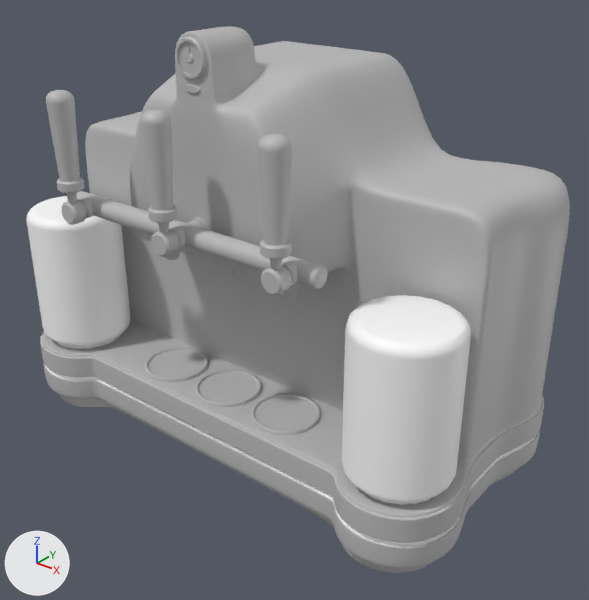
Renders of the FBX model Assets/Meshes/SM_coffee_machine.fbx from each side of a commit.
The view is the same before and after, from a camera (50 mm lens) standing at (0.01621, -0.0192, 0.01684) and looking at (0.00118, -0.00041, 0.00519). The lights are fixed; the arrows at lower left show +X, +Y and +Z. Where no turn or scale is listed for an object, it has been applied to the vertices.

Objects in the first picture: 'accents', 'coffee_machine', 'level_a', 'level_b', 'lever_c'.
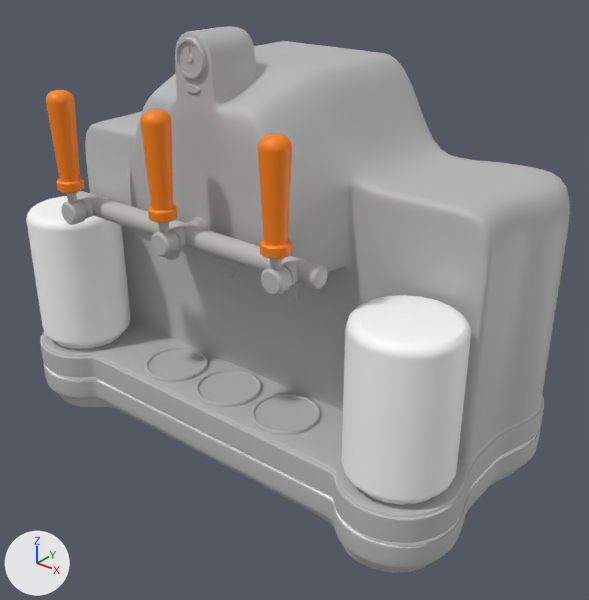
Where the change shows, as pixel boxes [x1, y1, x2, y2] in the pictures (589 x 600 px):
part 1 of me_mesh_003, recoloured (grey to orange): [141, 110, 177, 223] in both
part 2 of me_mesh_002, recoloured (grey to orange): [46, 90, 84, 193] in both
part 3 of me_mesh_004, recoloured (grey to orange): [258, 134, 292, 259] in both

Diff of the bpy script that builds the scene:
```diff
--- a/Assets/Meshes/SM_coffee_machine.fbx.py
+++ b/Assets/Meshes/SM_coffee_machine.fbx.py
@@ mat_lambert3 @@
+mat_lambert3 = principled_material('lambert3')
+mat_lambert3.base_color = (1.0, 0.234, 0.0)  # orange #ff8500
@@ me_mesh_002 @@
 me_mesh_002.from_pydata(...)  # 704 vertices, 720 faces; spans x -0.00041..0.00041, y -0.0007..0.00028, z -0.00037..0.0037
 # used by ob_level_a; location = (-0.00407, -0.00447, 0.00827)
+# me_mesh_002 part 2: all 220 faces centred in x -0.00039..0.00039, y -0.00068..0.00009, z 0.00071..0.0037 switch from mat_lambert1 (grey #bcbcbc) to mat_lambert3 (orange #ff8500)
@@ me_mesh_004 @@
 me_mesh_004.from_pydata(...)  # 704 vertices, 720 faces; spans x -0.00041..0.00041, y -0.0007..0.00028, z -0.00037..0.0037
 # used by ob_lever_c; location = (0.00407, -0.00447, 0.00827)
+# me_mesh_004 part 3: all 220 faces centred in x -0.00039..0.00039, y -0.00068..0.00009, z 0.00071..0.0037 switch from mat_lambert1 (grey #bcbcbc) to mat_lambert3 (orange #ff8500)
@@ me_mesh_003 @@
 me_mesh_003.from_pydata(...)  # 704 vertices, 720 faces; spans x -0.00041..0.00041, y -0.0007..0.00028, z -0.00037..0.0037
 # used by ob_level_b; location = (0.0, -0.00447, 0.00827)
+# me_mesh_003 part 1: all 220 faces centred in x -0.00039..0.00039, y -0.00068..0.00009, z 0.00071..0.0037 switch from mat_lambert1 (grey #bcbcbc) to mat_lambert3 (orange #ff8500)
```
